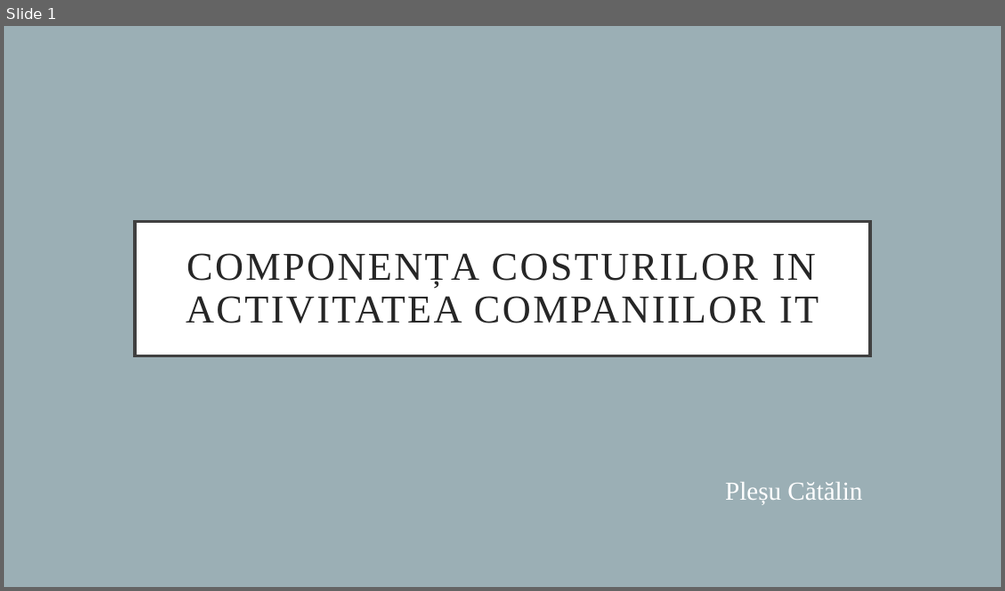
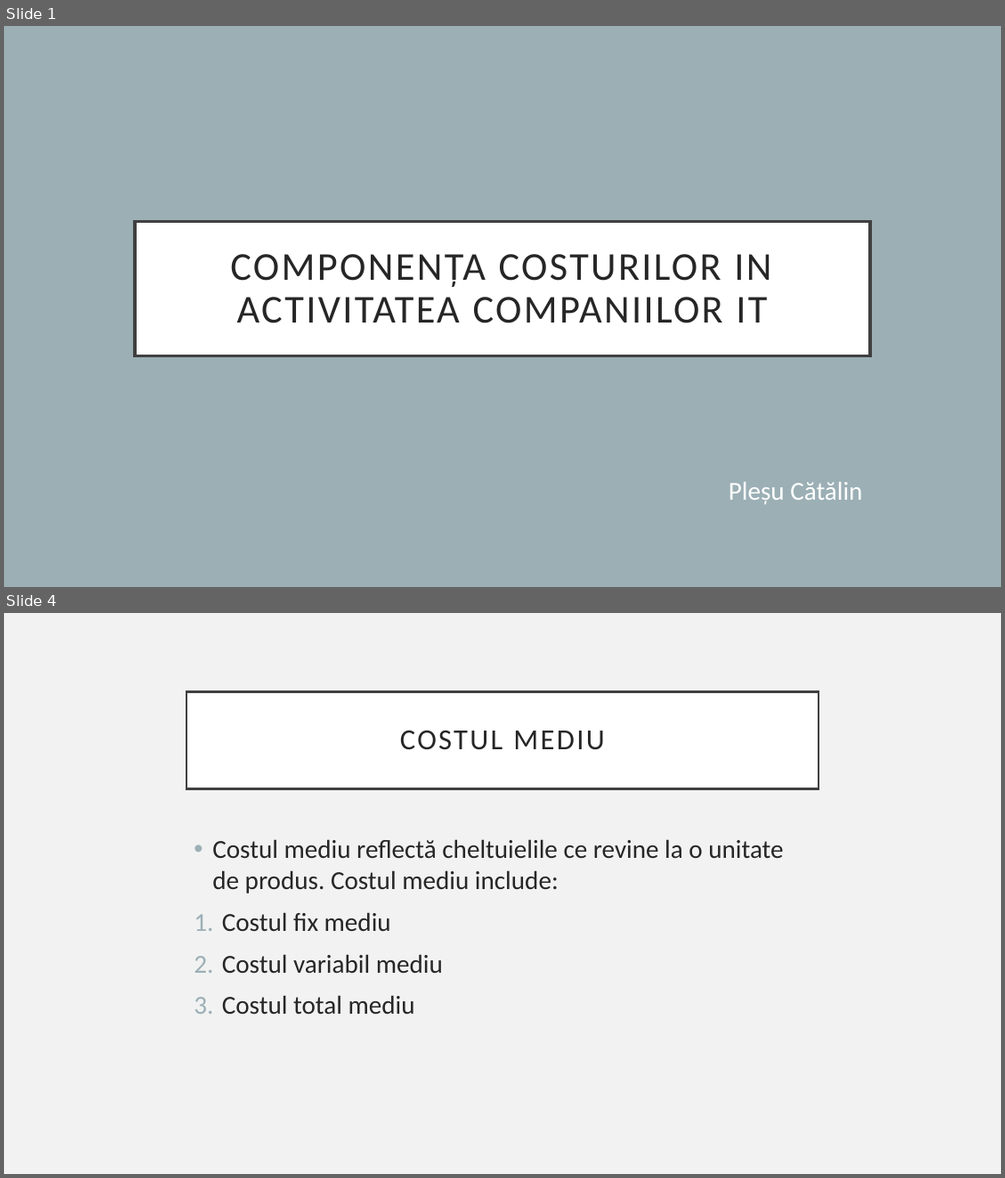
Before and after one commit to Catalinhimself/UTM, a slide deck: FER/componenta preturilor/componenta costurilor.pptx. Shown one above the other, each under a label of ours: slide 1 before the commit, slides 1 and 4 after it; the slides between them are not shown. The pictures are 1005x591 and 1005x1178 pixels, drawn with LibreOffice and Linux fonts; fonts in the diff are those of the drawing. Boxes give left, top, right and bottom in pixels: in the first picture for what was removed or moved away, otherwise in the second. Text is boxed around its words. In the diff, an @@ line names an element or a change of style, - is before the commit and + after.

```diff
--- a/FER/componenta preturilor/componenta costurilor.pptx
+++ b/FER/componenta preturilor/componenta costurilor.pptx
@@ slide 4 added at (4, 613, 1001, 1174), background #F2F2F2 @@
@@ title added at (186, 691, 818, 788), fill #FFFFFF, outline #404040 2.5 pt, 28 pt, text #262626 @@
+COSTUL MEDIU
@@ text added at (212, 839, 783, 1013), 25 pt, text #262626 @@
+• Costul mediu reflectă cheltuielile ce revine la o unitate de produs. Costul mediu include:
+1. Costul fix mediu
+2. Costul variabil mediu
+3. Costul total mediu
@@ slide 1 changed as well @@
@@ title "COMPONENȚA COSTURILOR IN ACTIVITATEA COMPANIILOR ..." at (135, 221, 870, 356): font Times New Roman to Calibri @@
@@ subtitle "Pleșu Cătălin" at (728, 482, 862, 504): font Times New Roman to Calibri @@
```
Also in this commit, not shown: 3 other slides added, 2 slides removed, 4 other files.
